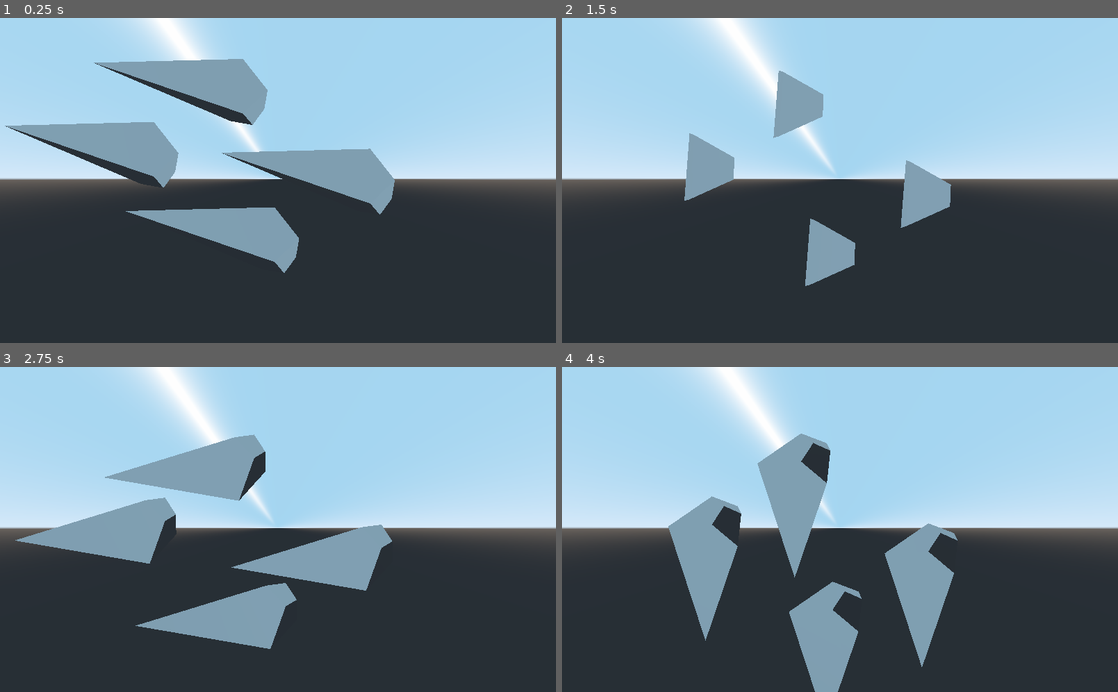
Above: before the commit, frames 1-4 (two rows, left to right).
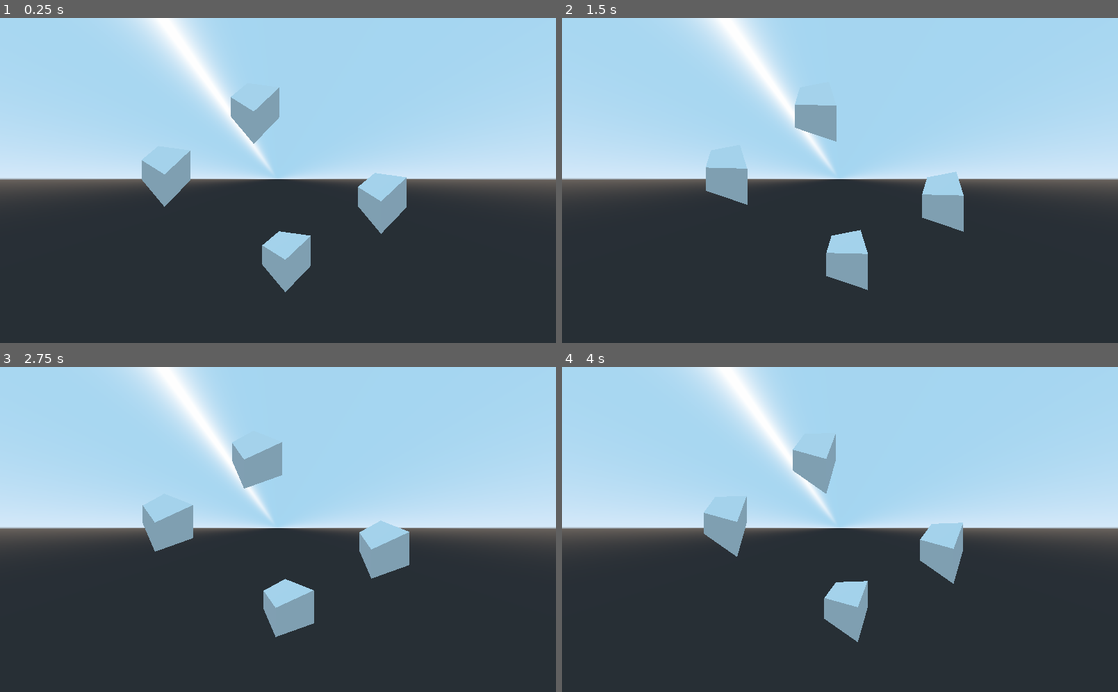
Above: after the commit, the same moments.

Repository: EamonnMR/galactic-night
Game: Godot game, scene res://main.tscn
The game is run twice, just before and just after one commit, with the same random seed, the same clock (stepped at 60 frames per second) and the same inputs.
Inputs:
- Up to frame 1 (0.25 s): no input
- Up to frame 2 (1.5 s): no input
- Up to frame 3 (2.75 s): no input
- Up to frame 4 (4 s): no input

The runs differ from the first frame. In frame 1, 14% of the frame differs, in the area x 0-74%, y 12-85%; in frame 2, 5.6%; in frame 3, 13%; in frame 4, 12%.

Commit message:
Working, except for the camera angle

Diff:
--- a/MeshInstance.gd
+++ b/MeshInstance.gd
@@ -6,10 +6,8 @@
 func _process(delta):
 	rotate_y(delta * 0.5)
 	# Transform such that we're looking straight down on the entity
-	var xform = Transform(get_viewport().get_camera().global_transform.basis)
-	xform = xform.inverse() * Transform(global_transform.basis)
-	var xform_inv = xform.inverse()
-
-	# xform.origin = camera_distance * camera_position
+	# var xform = Transform(get_viewport().get_camera().global_transform.basis).inverse()
+	# xform = xform.inverse() * Transform(global_transform.basis)
+	var xform = Transform(global_transform.basis).inverse()
 	get_surface_material(0).set_shader_param("xform", xform)
 	get_surface_material(0).set_shader_param("inv_xform", xform.inverse())
--- a/main.tscn
+++ b/main.tscn
@@ -8,10 +8,9 @@
 
 [sub_resource type="ShaderMaterial" id=3]
 shader = ExtResource( 1 )
-shader_param/camera_position = null
-shader_param/camera_transform = null
 shader_param/xform = null
 shader_param/inv_xform = null
+shader_param/S = 0.5
 
 [node name="Spatial" type="Spatial"]
 
--- a/perspective.gdshader
+++ b/perspective.gdshader
@@ -1,10 +1,7 @@
 shader_type spatial;
-//render_mode unshaded;
-const float S = 5.0;
-uniform vec3 camera_position;
-uniform mat4 camera_transform;
 uniform mat4 xform;
 uniform mat4 inv_xform;
+uniform float S = 0.5;
 
 void vertex() {
 	//https://discord.com/channels/212250894228652034/408555922349359105/988915027035693186
@@ -12,7 +9,7 @@
 	mat4 my_special_projection = mat4(
 		vec4(1,0,0,0),
 		vec4(0,1,0,0),
-		vec4(0,0,-1,-1),
+		vec4(0,0,1,-S),
 		vec4(0,0,0,1)
 	);
 	vec4 tmpvertex = vec4(VERTEX, 1);
@@ -21,7 +18,7 @@
 
 	tmpvertex = my_special_projection * tmpvertex;
 
-	//tmpvertex = xform * tmpvertex;
+	tmpvertex = xform * tmpvertex;
 
 	VERTEX = tmpvertex.xyz / tmpvertex.w;
 }
